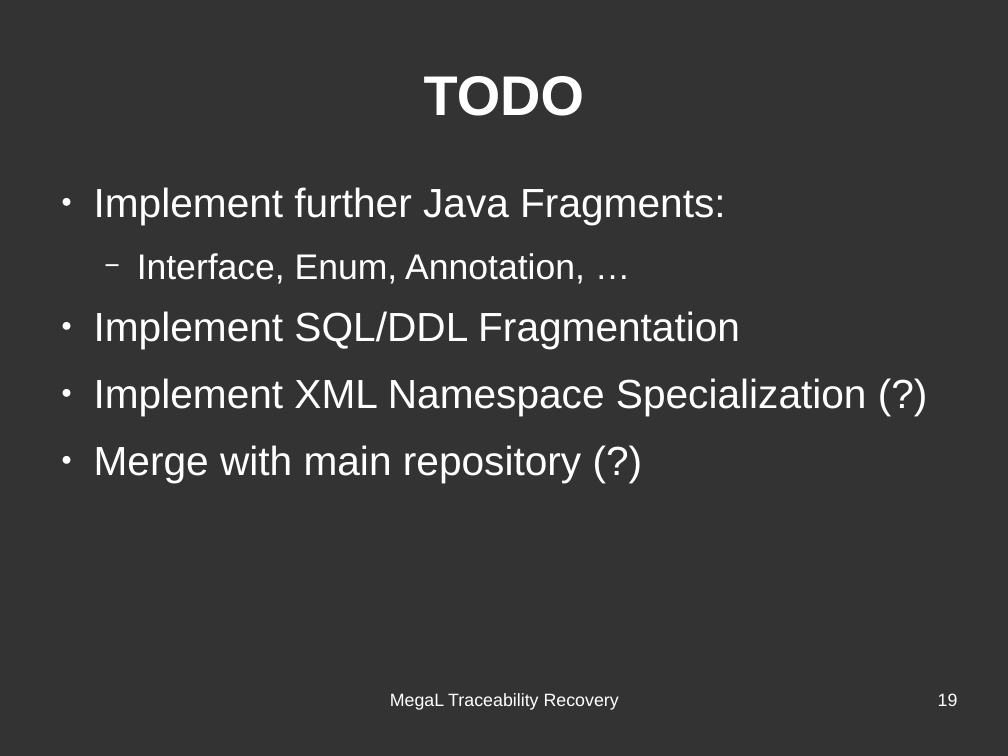
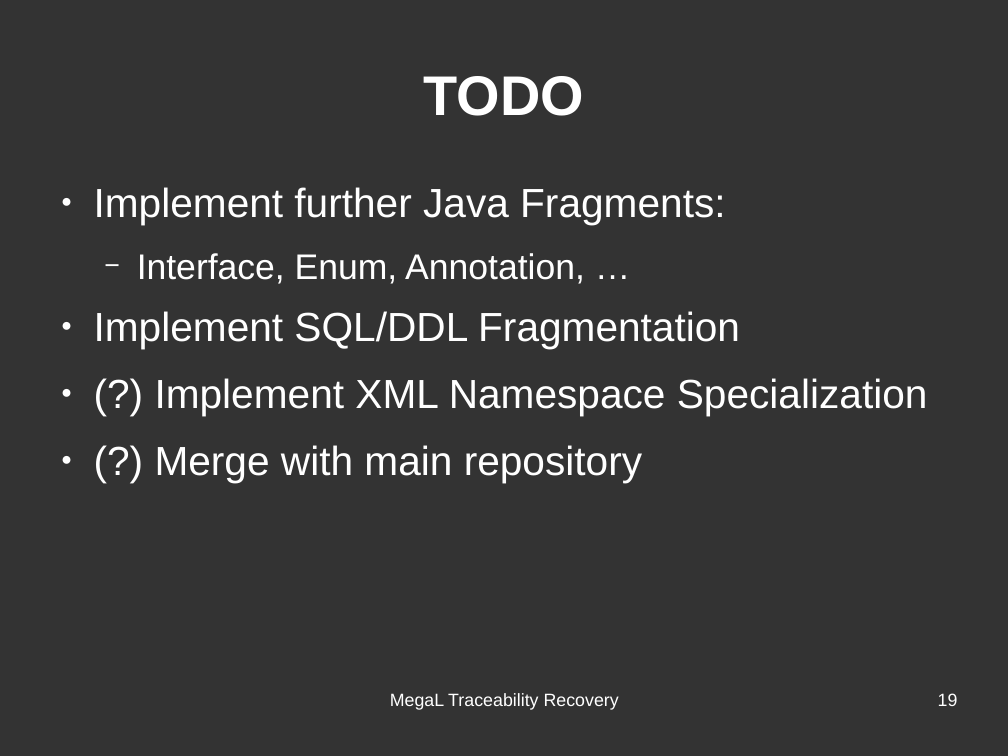
Before and after one commit to hayasam/megal-tr, a slide deck: slide 19 of slides/meeting-2016-06-28/meeting-2016-06-28.odp. Drawn at 1008x756 pixels with LibreOffice and Linux fonts; fonts in the diff are those of the drawing. Boxes give left, top, right and bottom in pixels: in the first picture for what was removed or moved away, otherwise in the second. Text is boxed around its words. In the diff, an @@ line names an element or a change of style, - is before the commit and + after.

```diff
--- a/slides/meeting-2016-06-28/meeting-2016-06-28.odp
+++ b/slides/meeting-2016-06-28/meeting-2016-06-28.odp
@@ text at (155, 378, 928, 482): text changed @@
-● Implement XML Namespace Specialization (?)
-● Merge with main repository (?)
+● (?) Implement XML Namespace Specialization
+● (?) Merge with main repository
```
Also in this commit, not shown: 1 other file.
